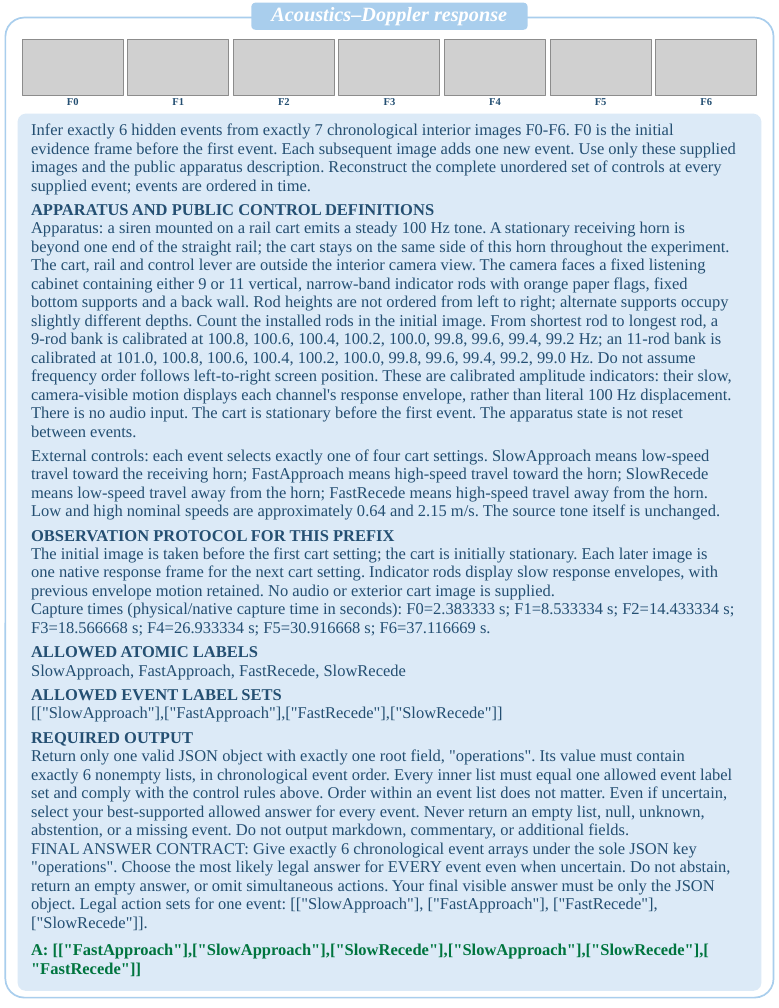
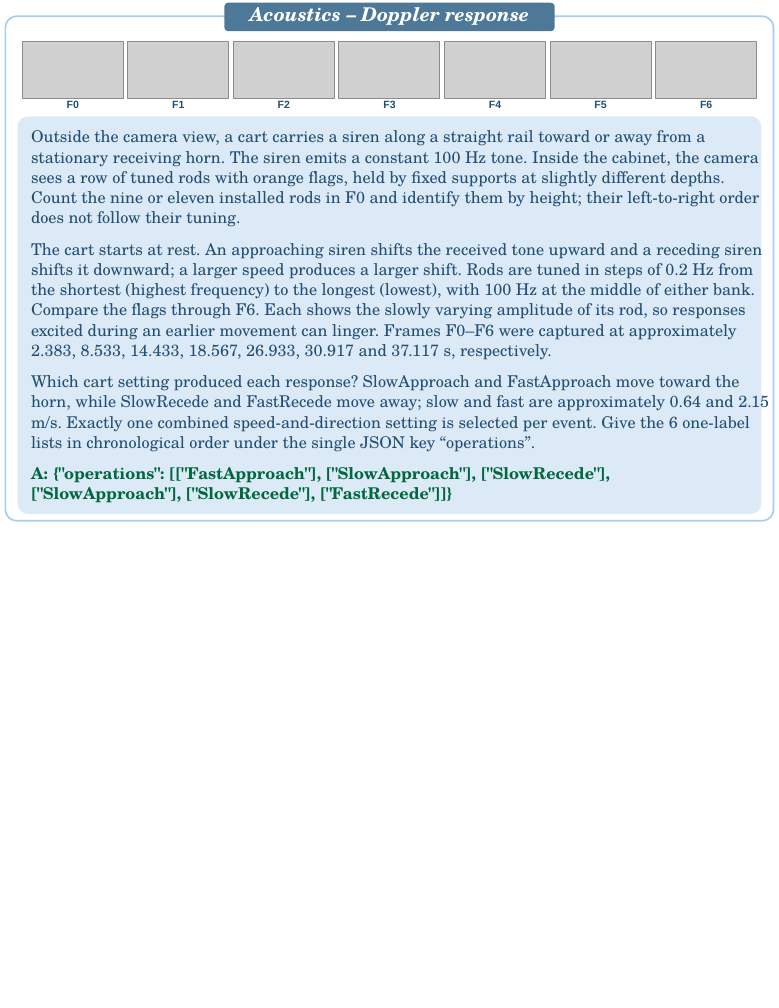
Before and after one commit to PIER-Lab/CaveBench, a slide deck: slide 15 of docs/assets/cases/CaveBench_Case_Studies.pptx. Drawn at 779x1008 pixels with LibreOffice and Linux fonts; fonts in the diff are those of the drawing; grey boxes stand for pictures. Boxes give left, top, right and bottom in pixels: in the first picture for what was removed or moved away, otherwise in the second. Text is boxed around its words. In the diff, an @@ line names an element or a change of style, - is before the commit and + after.

```diff
--- a/docs/assets/cases/CaveBench_Case_Studies.pptx
+++ b/docs/assets/cases/CaveBench_Case_Studies.pptx
@@ rounded rectangle: place and size @@
-rounded rectangle at [6,18,774,997]
+rounded rectangle at [6,17,774,521]
@@ rounded rectangle at [6,17,774,521]: proportions changed @@
@@ rounded rectangle: place and size @@
-rounded rectangle at [251,3,528,30]
+rounded rectangle at [224,3,554,31]
@@ rounded rectangle at [224,3,554,31]: fill #A9CEED to #4D7898; proportions changed @@
@@ text at [250,1,529,25]: text changed; size 15 to 14 pt; font Times New Roman to TeX Gyre Schola @@
-Acoustics–Doppler response
+Acoustics – Doppler response
@@ rounded rectangle at [18,116,761,513]: proportions changed @@
@@ rounded rectangle: place and size @@
-rounded rectangle at [18,114,761,991]
+rounded rectangle at [18,116,761,513]
@@ font Times New Roman to Arial, text colour #244F72 to #224F73 in 7 elements at [67,100,79,108], [172,100,184,108], [278,100,290,108], [383,100,395,108], [489,101,501,108], [594,100,606,108], [700,100,712,111] @@
@@ text at [31,130,759,227]: text changed; size 12.2 to 12 pt; font Times New Roman to TeX Gyre Schola; text colour #244F72 to #224F73 @@
-Infer exactly 6 hidden events from exactly 7 chronological interior images F0-F6. F0 is the initial
-evidence frame before the first event. Each subsequent image adds one new event. Use only these supplied
-images and the public apparatus description. Reconstruct the complete unordered set of controls at every
-supplied event; events are ordered in time.
+Outside the camera view, a cart carries a siren along a straight rail toward or away from a
+stationary receiving horn. The siren emits a constant 100 Hz tone. Inside the cabinet, the camera
+sees a row of tuned rods with orange flags, held by fixed supports at slightly different depths.
+Count the nine or eleven installed rods in F0 and identify them by height; their left-to-right order
+does not follow their tuning.
@@ text at [31,243,762,360]: text changed; size 12.2 to 12 pt; font Times New Roman to TeX Gyre Schola; text colour #244F72 to #224F73; bold off @@
-APPARATUS AND PUBLIC CONTROL DEFINITIONS
+The cart starts at rest. An approaching siren shifts the received tone upward and a receding siren
+shifts it downward; a larger speed produces a larger shift. Rods are tuned in steps of 0.2 Hz from
+the shortest (highest frequency) to the longest (lowest), with 100 Hz at the middle of either bank.
+Compare the flags through F6. Each shows the slowly varying amplitude of its rod, so responses
+excited during an earlier movement can linger. Frames F0–F6 were captured at approximately
+2.383, 8.533, 14.433, 18.567, 26.933, 30.917 and 37.117 s, respectively.
@@ text at [31,375,769,452]: text changed; size 12.2 to 12 pt; font Times New Roman to TeX Gyre Schola; text colour #244F72 to #224F73 @@
-Apparatus: a siren mounted on a rail cart emits a steady 100 Hz tone. A stationary receiving horn is
-beyond one end of the straight rail; the cart stays on the same side of this horn throughout the experiment.
-The cart, rail and control lever are outside the interior camera view. The camera faces a fixed listening
-cabinet containing either 9 or 11 vertical, narrow-band indicator rods with orange paper flags, fixed
-bottom supports and a back wall. Rod heights are not ordered from left to right; alternate supports occupy
-slightly different depths. Count the installed rods in the initial image. From shortest rod to longest rod, a
-9-rod bank is calibrated at 100.8, 100.6, 100.4, 100.2, 100.0, 99.8, 99.6, 99.4, 99.2 Hz; an 11-rod bank is
-calibrated at 101.0, 100.8, 100.6, 100.4, 100.2, 100.0, 99.8, 99.6, 99.4, 99.2, 99.0 Hz. Do not assume
-frequency order follows left-to-right screen position. These are calibrated amplitude indicators: their slow,
-camera-visible motion displays each channel's response envelope, rather than literal 100 Hz displacement.
-There is no audio input. The cart is stationary before the first event. The apparatus state is not reset
-between events.
+Which cart setting produced each response? SlowApproach and FastApproach move toward the
+horn, while SlowRecede and FastRecede move away; slow and fast are approximately 0.64 and 2.15
+m/s. Exactly one combined speed-and-direction setting is selected per event. Give the 6 one-label
+lists in chronological order under the single JSON key “operations”.
@@ text at [31,467,610,503]: text changed; size 12.2 to 12 pt; font Times New Roman to TeX Gyre Schola; text colour #244F72 to #00683C; bold on @@
-External controls: each event selects exactly one of four cart settings. SlowApproach means low-speed
-travel toward the receiving horn; FastApproach means high-speed travel toward the horn; SlowRecede
-means low-speed travel away from the horn; FastRecede means high-speed travel away from the horn.
-Low and high nominal speeds are approximately 0.64 and 2.15 m/s. The source tone itself is unchanged.
+A: {"operations": [["FastApproach"], ["SlowApproach"], ["SlowRecede"],
+["SlowApproach"], ["SlowRecede"], ["FastRecede"]]}
@@ text removed at [31,530,394,541] @@
-OBSERVATION PROTOCOL FOR THIS PREFIX
@@ text removed at [31,547,718,600] @@
-The initial image is taken before the first cart setting; the cart is initially stationary. Each later image is
-one native response frame for the next cart setting. Indicator rods display slow response envelopes, with
-previous envelope motion retained. No audio or exterior cart image is supplied.
@@ text removed at [31,602,734,636] @@
-Capture times (physical/native capture time in seconds): F0=2.383333 s; F1=8.533334 s; F2=14.433334 s;
-F3=18.566668 s; F4=26.933334 s; F5=30.916668 s; F6=37.116669 s.
@@ text removed at [31,646,258,658] @@
-ALLOWED ATOMIC LABELS
@@ text removed at [31,664,407,679] @@
-SlowApproach, FastApproach, FastRecede, SlowRecede
@@ text removed at [31,689,281,701] @@
-ALLOWED EVENT LABEL SETS
@@ text removed at [31,706,502,722] @@
-[["SlowApproach"],["FastApproach"],["FastRecede"],["SlowRecede"]]
@@ text removed at [31,732,193,746] @@
-REQUIRED OUTPUT
@@ text removed at [31,749,732,839] @@
-Return only one valid JSON object with exactly one root field, "operations". Its value must contain
-exactly 6 nonempty lists, in chronological event order. Every inner list must equal one allowed event label
-set and comply with the control rules above. Order within an event list does not matter. Even if uncertain,
-select your best-supported allowed answer for every event. Never return an empty list, null, unknown,
-abstention, or a missing event. Do not output markdown, commentary, or additional fields.
@@ text removed at [31,842,731,930] @@
-FINAL ANSWER CONTRACT: Give exactly 6 chronological event arrays under the sole JSON key
-"operations". Choose the most likely legal answer for EVERY event even when uncertain. Do not abstain,
-return an empty answer, or omit simultaneous actions. Your final visible answer must be only the JSON
-object. Legal action sets for one event: [["SlowApproach"], ["FastApproach"], ["FastRecede"],
-["SlowRecede"]].
@@ text removed at [31,943,709,977] @@
-A: [["FastApproach"],["SlowApproach"],["SlowRecede"],["SlowApproach"],["SlowRecede"],[
-"FastRecede"]]
```
Also in this commit, not shown: 20 other slides changed, 19 slides added, 19 slides removed.
